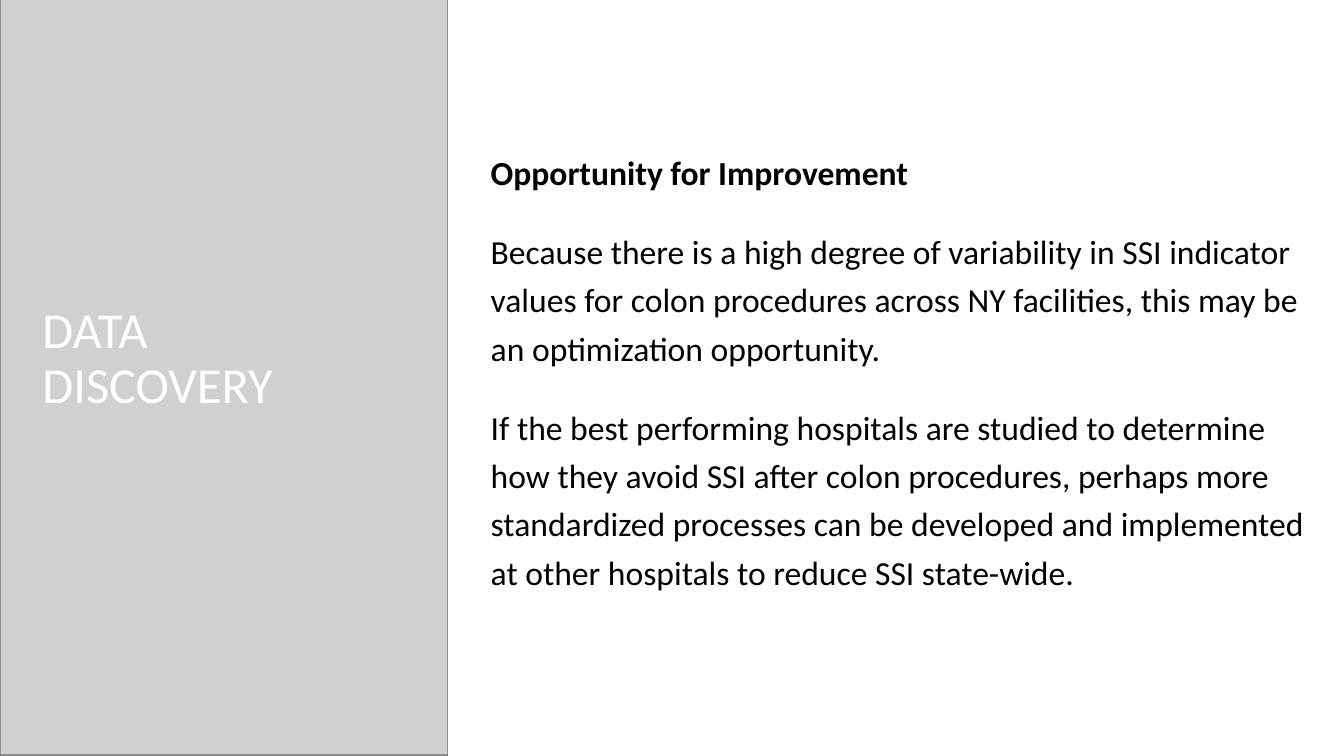
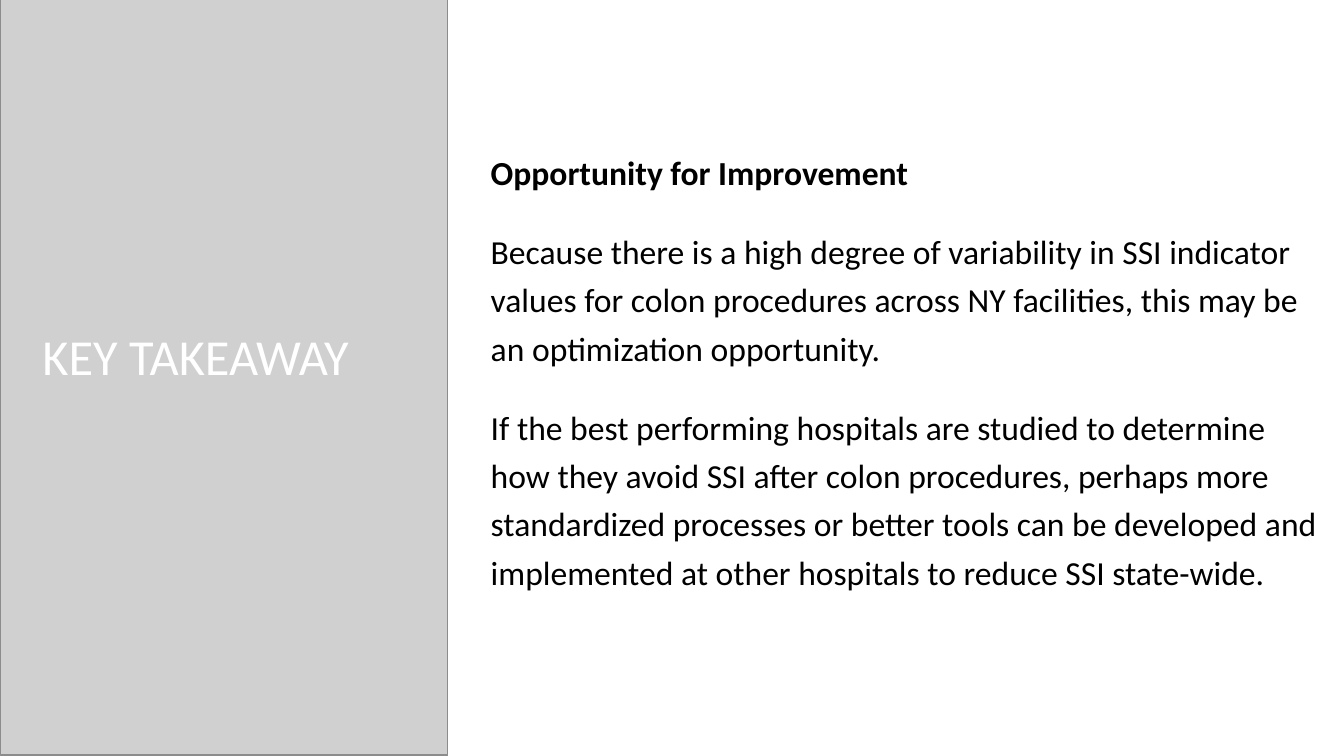
Before and after one commit to bethperry/HAI_Analysis, a slide deck: slide 13 of Hospital Acquired Infections in NY - Analysis and Summary.pptx. Drawn at 1344x756 pixels with LibreOffice and Linux fonts; fonts in the diff are those of the drawing; grey boxes stand for pictures; background and template pictures are left out. Boxes give left, top, right and bottom in pixels: in the first picture for what was removed or moved away, otherwise in the second. Text is boxed around its words. In the diff, an @@ line names an element or a change of style, - is before the commit and + after.

```diff
--- a/Hospital Acquired Infections in NY - Analysis and Summary.pptx
+++ b/Hospital Acquired Infections in NY - Analysis and Summary.pptx
@@ title at [42,343,349,375]: text changed @@
-DATA
-DISCOVERY
+KEY TAKEAWAY
@@ text at [491,416,1316,591]: text changed @@
-If the best performing hospitals are studied to determine how they avoid SSI after colon procedures, perhaps more standardized processes can be developed and implemented at other hospitals to reduce SSI state-wide.
+If the best performing hospitals are studied to determine how they avoid SSI after colon procedures, perhaps more standardized processes or better tools can be developed and implemented at other hospitals to reduce SSI state-wide.
```
Also in this commit, not shown: 11 other slides changed, 2 slides added, 4 slides removed.
